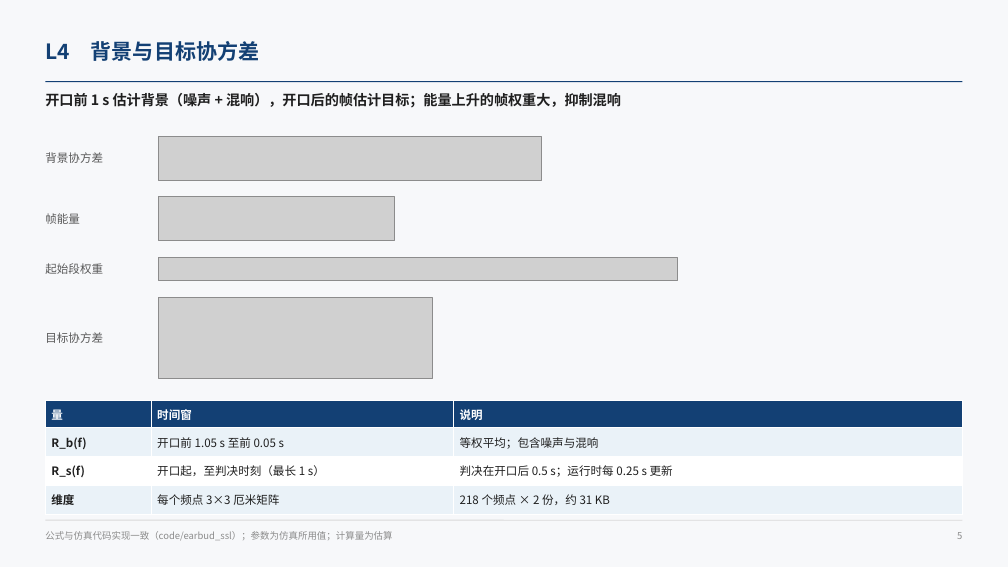
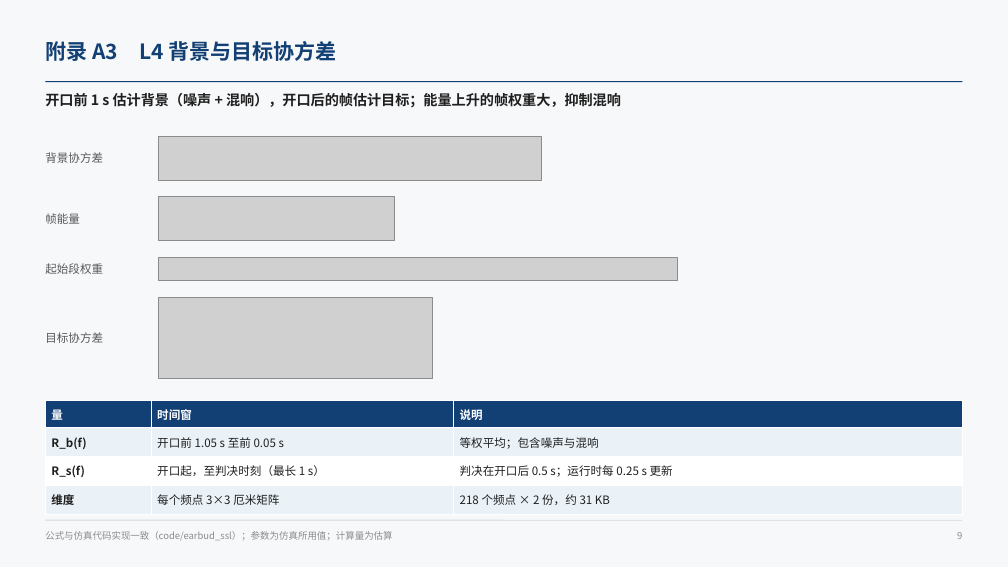
Before and after one commit to ZeroFoxxi/ssl-scene1, a slide deck: slide 9 of 02_耳机声源定位/耳机声源定位_情况1算法实现.pptx (slide 5 before the commit). Drawn at 1008x567 pixels with LibreOffice and Linux fonts; fonts in the diff are those of the drawing; grey boxes stand for pictures. Boxes give left, top, right and bottom in pixels: in the first picture for what was removed or moved away, otherwise in the second. Text is boxed around its words. In the diff, an @@ line names an element or a change of style, - is before the commit and + after.

```diff
--- a/02_耳机声源定位/耳机声源定位_情况1算法实现.pptx
+++ b/02_耳机声源定位/耳机声源定位_情况1算法实现.pptx
@@ text at (45, 41, 336, 61): text changed @@
-L4 背景与目标协方差
+附录 A3 L4 背景与目标协方差
```
Also in this commit, not shown: 6 other slides changed, 3 slides added, 8 other files.
